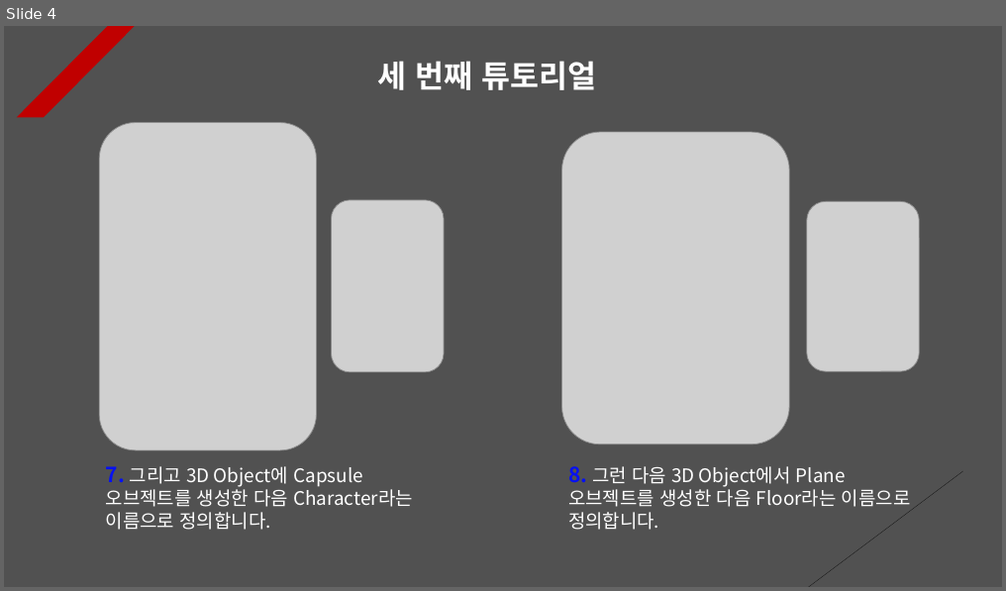
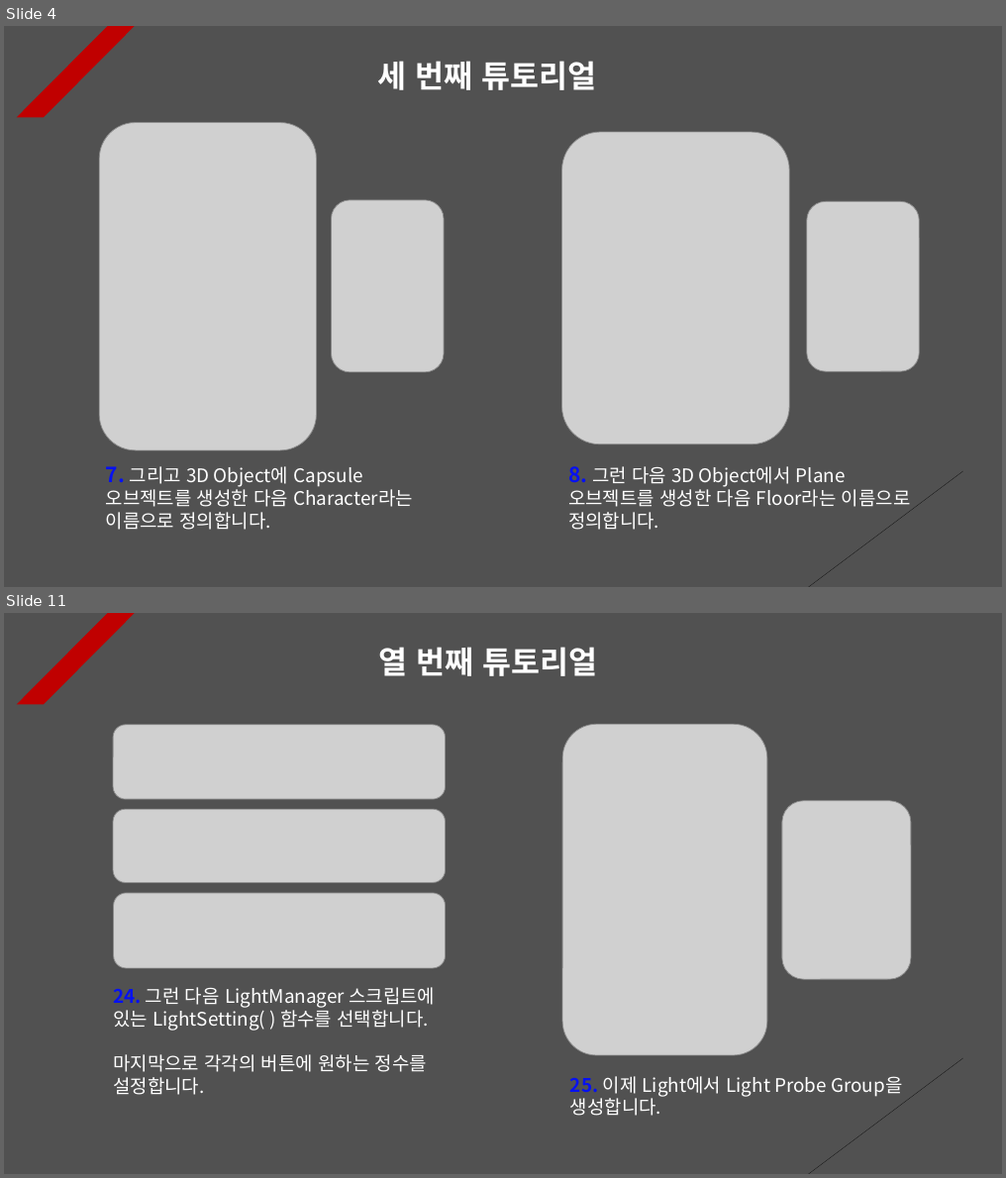
Before and after one commit to Unity2033/3D-UnityEngine, a slide deck: Assets/Class/Light/PPT Data/Light Example.pptx. Shown one above the other, each under a label of ours: slide 4 before the commit, slides 4 and 11 after it; the slides between them are not shown. The pictures are 1006x591 and 1006x1178 pixels, drawn with LibreOffice and Linux fonts; fonts in the diff are those of the drawing; grey boxes stand for pictures. Boxes give left, top, right and bottom in pixels: in the first picture for what was removed or moved away, otherwise in the second. Text is boxed around its words. In the diff, an @@ line names an element or a change of style, - is before the commit and + after.

Commit message:
Light tutorial renewal
- Updated light tutorial documentation

```diff
--- a/Assets/Class/Light/PPT Data/Light Example.pptx
+++ b/Assets/Class/Light/PPT Data/Light Example.pptx
@@ slide 11 added at <box>4,613,1002,1174</box>, background #515151; not listed: 2 template elements that a slide beside it also shows @@
@@ text added at <box>379,647,597,676</box>, 30 pt, text #FFFFFF, bold @@
+열 번째 튜토리얼
@@ picture added at <box>113,725,446,799</box> @@
@@ picture added at <box>562,724,767,1056</box> @@
@@ picture added at <box>113,809,446,882</box> @@
@@ picture added at <box>782,801,912,980</box> @@
@@ picture added at <box>113,893,445,968</box> @@
@@ text added at <box>113,987,435,1095</box>, 18 pt, text #FFFFFF @@
+24. 그런 다음 LightManager 스크립트에 있는 LightSetting( ) 함수를 선택합니다.
+마지막으로 각각의 버튼에 원하는 정수를 설정합니다.
@@ text added at <box>570,1076,902,1116</box>, 18 pt, text #FFFFFF @@
+25. 이제 Light에서 Light Probe Group을 생성합니다.
```
Also in this commit, not shown: 1 slide changed, 5 other slides added, 3 other files.
